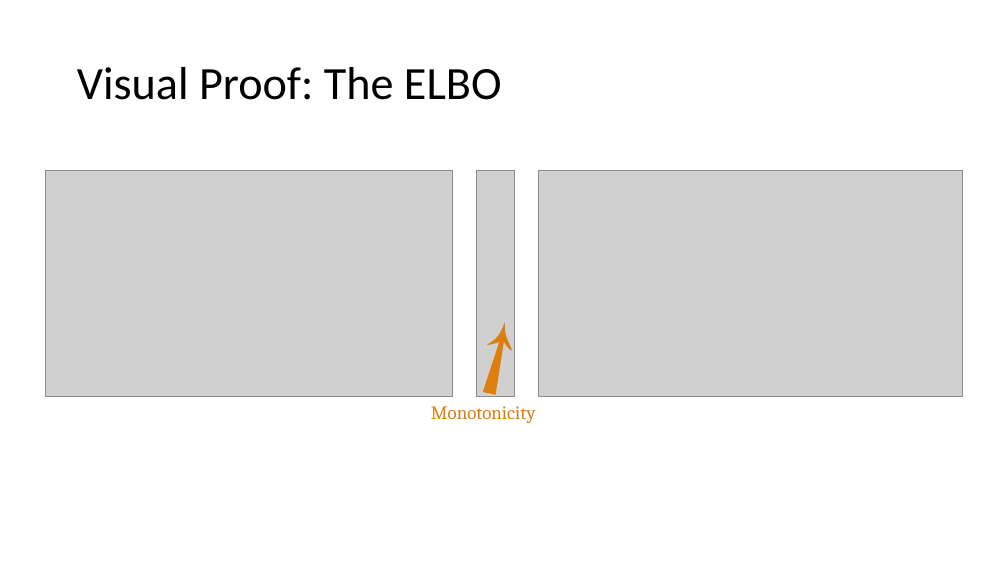
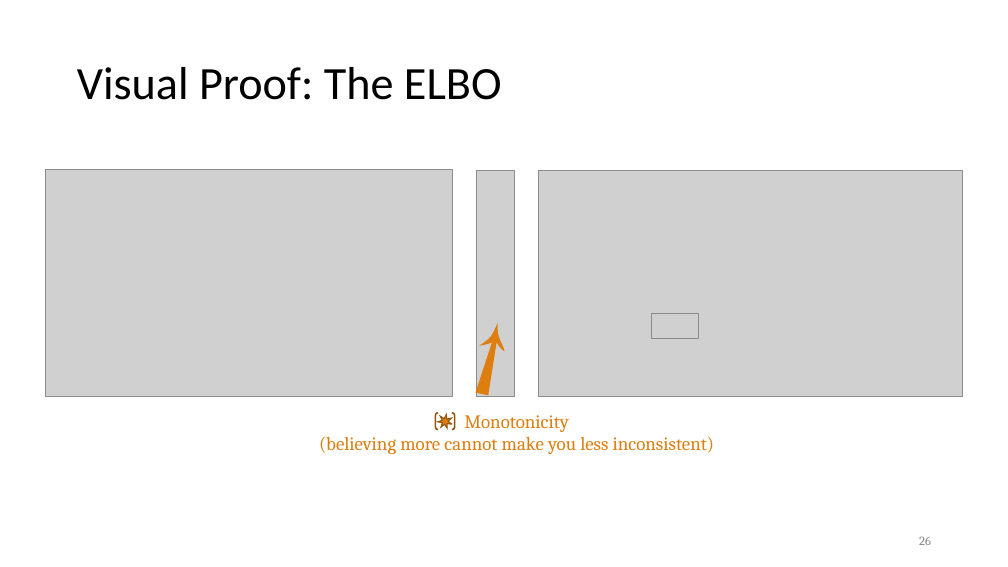
Before and after one commit to orichardson/pdg-expts, a slide deck: slide 26 of present/AISTATS-2022/one-true-loss.pptx. Drawn at 1008x567 pixels with LibreOffice and Linux fonts; fonts in the diff are those of the drawing; grey boxes stand for pictures. Boxes give left, top, right and bottom in pixels: in the first picture for what was removed or moved away, otherwise in the second. Text is boxed around its words. In the diff, an @@ line names an element or a change of style, - is before the commit and + after.

Commit message:
15:38

```diff
--- a/present/AISTATS-2022/one-true-loss.pptx
+++ b/present/AISTATS-2022/one-true-loss.pptx
@@ freeform shape: place and size @@
-freeform shape at (476,319,517,397)
+freeform shape at (470,320,510,397)
@@ picture added at (651,314,699,339) @@
@@ text at (319,415,715,454): text changed @@
-Monotonicity
+Monotonicity
+(believing more cannot make you less inconsistent)
@@ bracket pair added at (436,413,454,430), outline #93540A 1.5 pt @@
@@ star added at (437,413,453,429), fill #DD7E0E, outline #93540A 1 pt @@
@@ page number added at (919,536,931,545), 12 pt, text #8C8C8C @@
+26
```
Also in this commit, not shown: 27 other slides changed.
